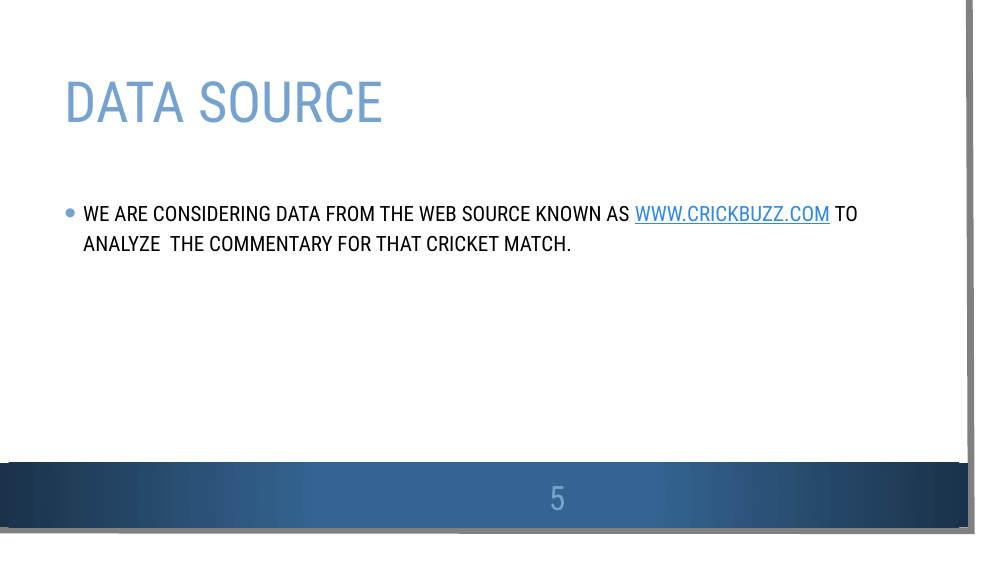
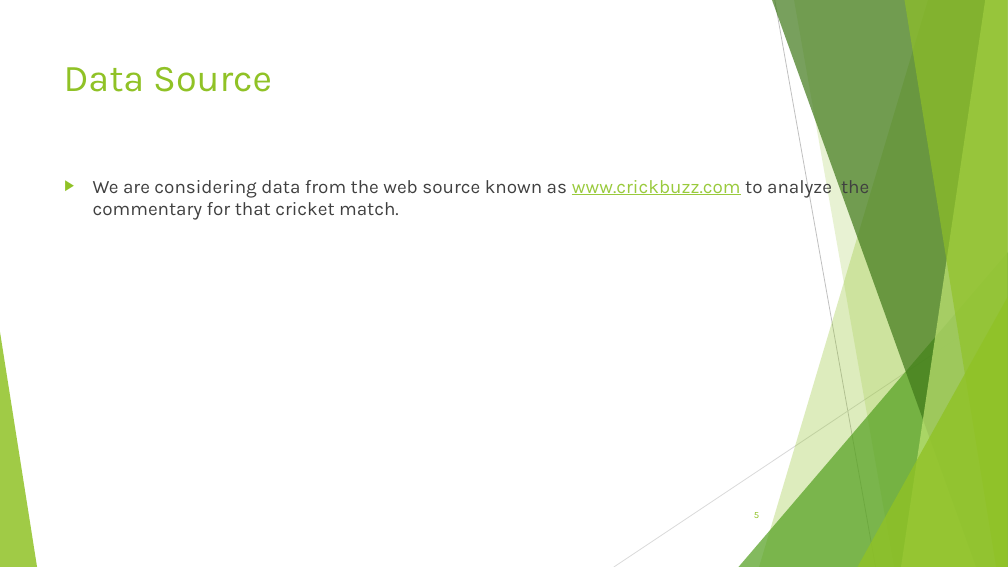
Before and after one commit to Deepthi1003/DataEncoders, a slide deck: slide 5 of Data Encoders.pptx. Drawn at 1008x567 pixels with LibreOffice and Linux fonts; fonts in the diff are those of the drawing; background and template pictures are left out. Boxes give left, top, right and bottom in pixels: in the first picture for what was removed or moved away, otherwise in the second. Text is boxed around its words. In the diff, an @@ line names an element or a change of style, - is before the commit and + after.

Commit message:
Added commentary_analysis.ipynb and Data Encoders.pptx

```diff
--- a/Data Encoders.pptx
+++ b/Data Encoders.pptx
@@ rectangle removed at [0,0,991,550] @@
@@ freeform shape removed at [0,0,972,531] @@
@@ title "Data Source" at [64,67,272,92]: vertical alignment middle to top @@
@@ title at [64,67,272,92]: text changed; size 54 to 36 pt; font Roboto Condensed to Karla; text colour #75A2CE to #90C226 @@
-DATA SOURCE
+Data Source
@@ text "We are considering data from ..." at [93,176,869,220]: vertical alignment middle to top @@
@@ text at [93,176,869,220]: text changed; size 20 to 18 pt; font Roboto Condensed to Karla; text colour #000000 to #404040 @@
-• WE ARE CONSIDERING DATA FROM THE WEB SOURCE KNOWN AS WWW.CRICKBUZZ.COM TO ANALYZE THE COMMENTARY FOR THAT CRICKET MATCH.
+▶ We are considering data from the web source known as www.crickbuzz.com to analyze the commentary for that cricket match.
@@ group added at [0,0,1008,567]: 5 freeform shapes, 3 triangles, 2 lines @@
@@ rectangle removed at [0,463,968,527] @@
@@ page number: place and size @@
-page number at [549,486,566,510]
+page number at [754,512,759,518]
@@ page number at [754,512,759,518]: size 32 to 9 pt, font Roboto Condensed to Karla, text colour #75A2CE to #90C226; alignment centre to right @@
```
Also in this commit, not shown: 15 other slides changed, 1 other file.
